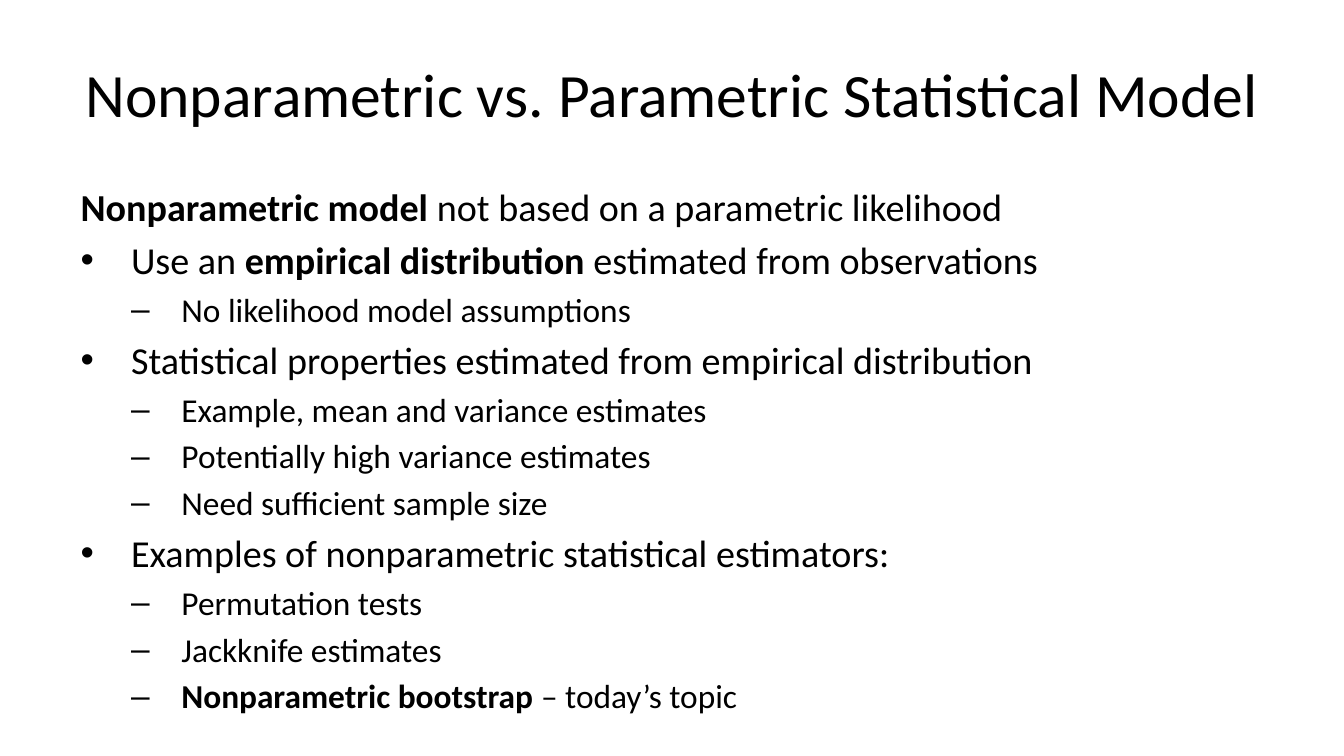
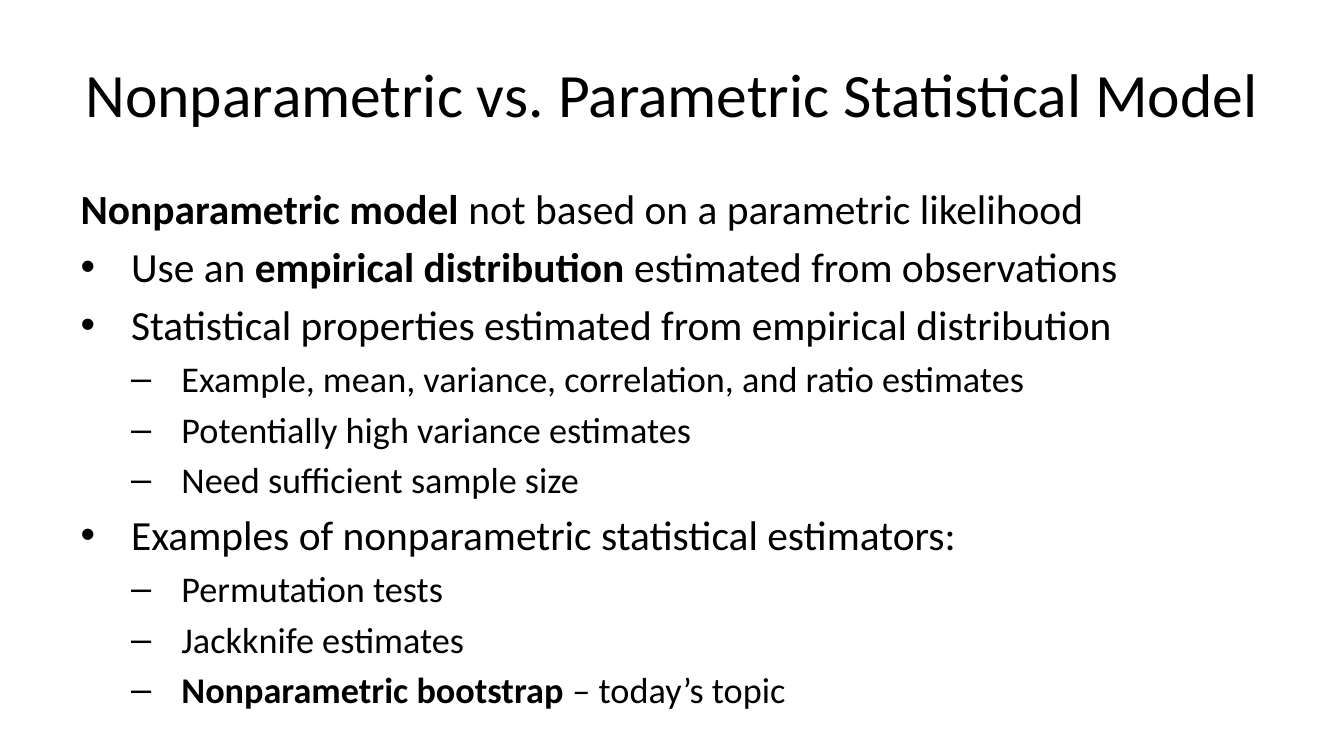
Before and after one commit to StephenElston/CSCI-E-83, a slide deck: slide 5 of LectureSlides/06b_IntroductionToBootstrap.pptx. Drawn at 1344x756 pixels with LibreOffice and Linux fonts; fonts in the diff are those of the drawing. Boxes give left, top, right and bottom in pixels: in the first picture for what was removed or moved away, otherwise in the second. Text is boxed around its words. In the diff, an @@ line names an element or a change of style, - is before the commit and + after.

```diff
--- a/LectureSlides/06b_IntroductionToBootstrap.pptx
+++ b/LectureSlides/06b_IntroductionToBootstrap.pptx
@@ text at box(81, 195, 1117, 654): size 20.4 to 22.2 pt in "Nonparametric model not based on a parametric ...", "Use an empirical distribution estimated from observations", "Statistical properties estimated from empirical distribution", "Examples of nonparametric statistical estimators:"; size 17.9 to 19.4 pt in "Potentially high variance estimates", "Need sufficient sample size", "Permutation tests", "Jackknife estimates" and 1 more places @@
@@ text at box(181, 298, 631, 328): paragraph removed @@
-  – No likelihood model assumptions
@@ text at box(181, 367, 1024, 398): text changed; size 17.9 to 19.4 pt @@
-  – Example, mean and variance estimates
+  – Example, mean, variance, correlation, and ratio estimates
```
Also in this commit, not shown: 9 other slides changed.
